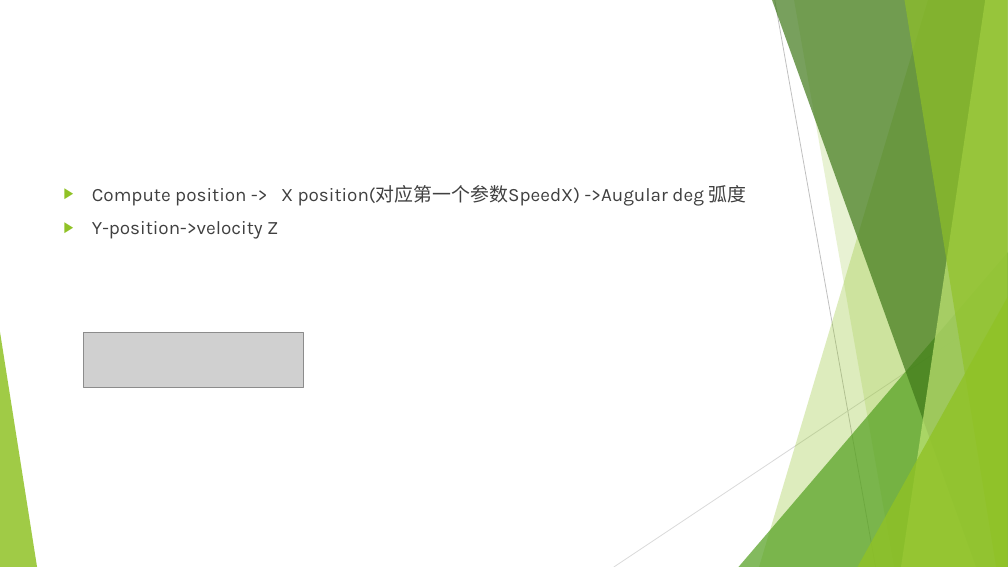
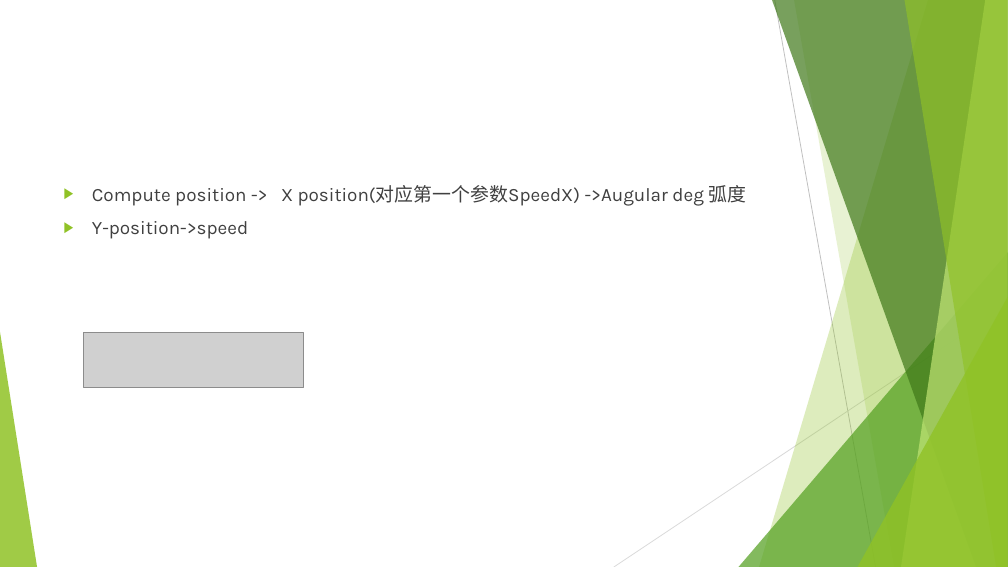
Before and after one commit to ThreePeopleGame/Death, a slide deck: slide 13 of Share/游戏技术分享/Mecanim动画分享/动画之混合树.pptx. Drawn at 1008x567 pixels with LibreOffice and Linux fonts; fonts in the diff are those of the drawing; grey boxes stand for pictures. Boxes give left, top, right and bottom in pixels: in the first picture for what was removed or moved away, otherwise in the second. Text is boxed around its words. In the diff, an @@ line names an element or a change of style, - is before the commit and + after.

```diff
--- a/Share/游戏技术分享/Mecanim动画分享/动画之混合树.pptx
+++ b/Share/游戏技术分享/Mecanim动画分享/动画之混合树.pptx
@@ text at [92,221,248,239]: text changed @@
-▶ Y-position->velocity Z
+▶ Y-position->speed
```
Also in this commit, not shown: 3 other slides changed, 1 other file.
